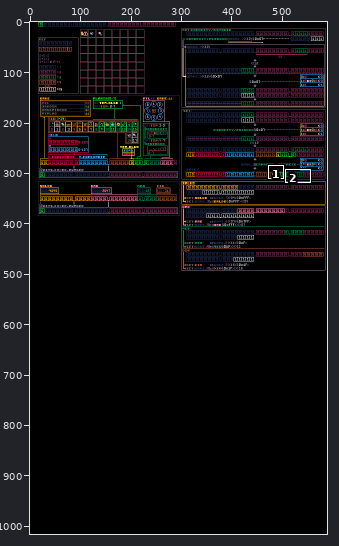
Two versions of one pixel-art file, Assets e Referências/Save.aseprite. The picture above shows the old version from afar; the outline marks the close-up.
Close-up. Before the commit:
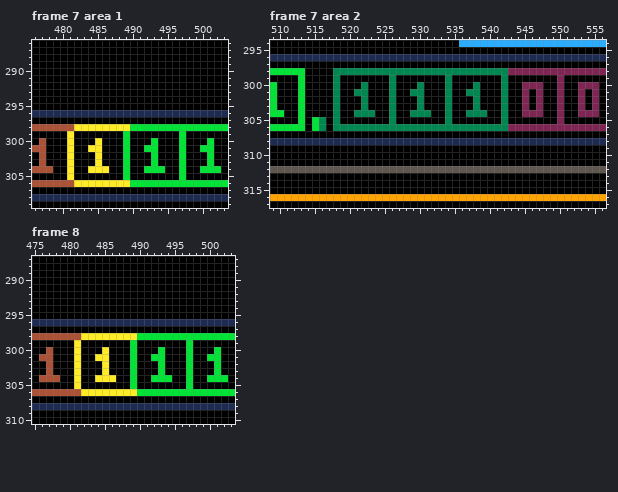
590x1016 pixels, 8 frames. Shown: frame 7 area 1: x 476..503, y 286..309; frame 7 area 2: x 509..556, y 294..317; frame 8: x 475..503, y 287..310. The commit also changed other frames or places, which this record leaves out.
The result:
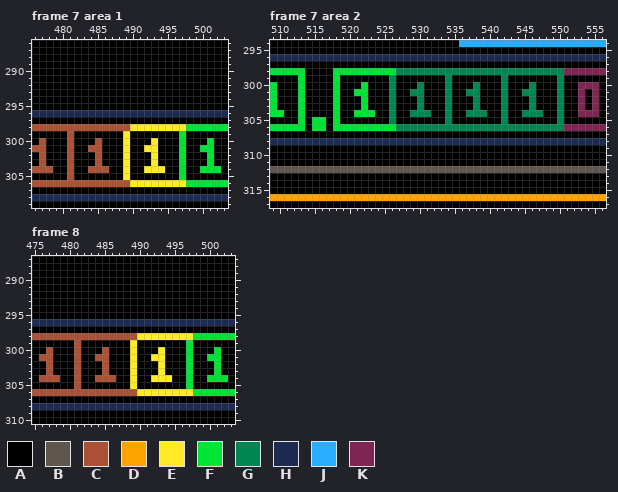
Palette (. is transparent): A #000000  B #5f574f  C #ab5236  D #ffa300  E #ffec27  F #00e436  G #008751  H #1d2b53  J #29adff  K #7e2553
Change:
Changed rows in their new state; - is an unchanged pixel.
Frame 7 area 1, layer "Set_Get_Itens":
first column x 481:
298 -CCCCCCCCEEEEEEEE
299 C-------E--------
300 C---C---E---E----
301 C--CC---E--EE----
302 C---C---E---E----
303 C---C---E---E----
304 C--CCC--E--EEE---
305 C-------E--------
306 -CCCCCCCCEEEEEEEE
Frame 7 area 2, layer "Set_Get_Itens":
first column x 516:
298 --FFFFFFFFF----------------GGGGGGGG
299 --F-------------------------------G
300 --F---F----------------------AGA--G
301 --F--FF----------------------GGA--G
302 --F---F----------------------AGA--G
303 --F---F----------------------AGA--G
304 --F--FFF---------------------GGG--G
305 F-F-------------------------------G
306 F-FFFFFFFFF----------------GGGGGGGG
Frame 8, layer "Set_Get_Itens": the same change as frame 7 area 1
Changed places in both close-ups, as pixel boxes (x1, y1, x2, y2):
changed: (67, 124, 186, 187)
changed: (319, 68, 396, 131)
changed: (508, 68, 564, 131)
changed: (74, 333, 193, 396)
